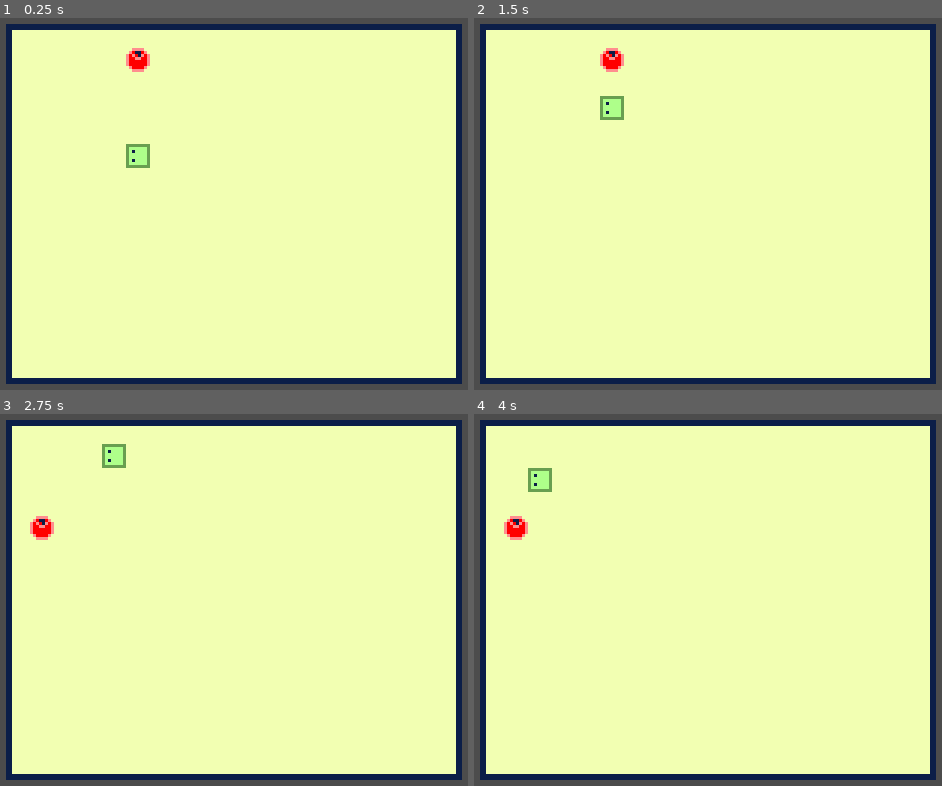
Above: before the commit, frames 1-4 (two rows, left to right).
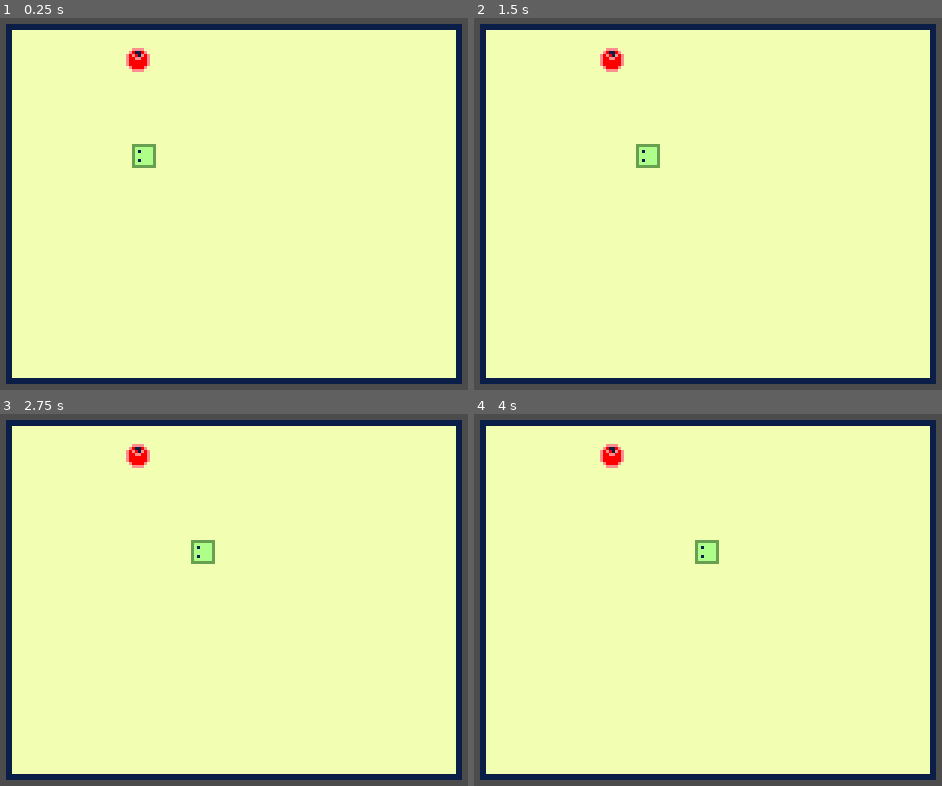
Above: after the commit, the same moments.

Repository: JustKwa/Snak-e
Game: Godot game, scene res://Scenes/level.tscn
Two runs of this game, one before a commit and one after it. Both use one fixed random seed, a clock stepped at 60 frames per second and the inputs below.
Inputs:
- Up to frame 1 (0.25 s): no input
- Up to frame 2 (1.5 s): hold Up (ui_up) from 0.53 s (still down)
- Up to frame 3 (2.75 s): release Up (ui_up) at 2.03 s; hold Left (ui_left) from 2.03 s (still down)
- Up to frame 4 (4 s): release Left (ui_left) at 3.53 s; hold Down (ui_down) from 3.53 s (still down)

The runs differ from the first frame. In frame 1, 0.2% of the frame differs, in the area x 26-34%, y 33-41%; in frame 2, 0.7%; in frame 3, 1.2%, in the area x 6-46%, y 8-41%; in frame 4, 1.2%.
Error after the commit: Invalid get index 'position' (on base: 'Timer'). (res://Scripts/snake.gd:44)

Commit message:
lerp for movement

Diff:
--- a/Scripts/snake.gd
+++ b/Scripts/snake.gd
@@ -1,39 +1,45 @@
 extends Node2D
 
+const DIRECTION = {
+	"UP": Vector2(0, -8), "DOWN": Vector2(0, 8), "LEFT": Vector2(-8, 0), "RIGHT": Vector2(8, 0)
+}
+
 var gap = Vector2(7, 0);
-var direction = Vector2.ZERO
-
+var old_dir = Vector2(8, 0)
+export var speed = 1
 
 onready var body = preload("res://scenes/body.tscn")
-onready var timer = $speed_timer
 
 func _ready():
-	# spawn_body()
-	timer.start()
+	spawn_body()
 	pass
 
-func _physics_process(_delta):
-	_check_direction()
+func _physics_process(delta):
+	_move_snake(delta)
 	pass
 
-func _timer_timeout():
-	_move()
-	pass
+func _get_direction():
+	if Input.is_action_just_pressed("ui_up"):
+		return DIRECTION["UP"]
+	elif Input.is_action_just_pressed("ui_down"):
+		return DIRECTION["DOWN"]
+	elif Input.is_action_just_pressed("ui_left"):
+		return DIRECTION["LEFT"]
+	elif Input.is_action_just_pressed("ui_right"):
+		return DIRECTION["RIGHT"]
+	else:
+		return old_dir
 
-func _check_direction():
-	if Input.is_action_just_pressed("ui_up"):
-		direction = Vector2(0, -8)
-	elif Input.is_action_just_pressed("ui_down"):
-		direction = Vector2(0, 8)
-	elif Input.is_action_just_pressed("ui_left"):
-		direction = Vector2(-8, 0)
-	elif Input.is_action_just_pressed("ui_right"):
-		direction = Vector2(8, 0)
-	pass
+func _move_snake(delta):
+	for i in get_child_count():
+		if old_dir != _get_direction():
 
-func _move():
-	self.position += direction
+			pass
+		else:
+			get_child(i).position = lerp(get_child(i).position, get_child(i).position + _get_direction(), speed * delta)
+
 func spawn_body():
 	var instance = body.instance()
-	instance.position = $head.position + gap
+	var prev_body = get_child(get_child_count() - 1)
+	instance.position = prev_body.position + gap
 	add_child(instance)
